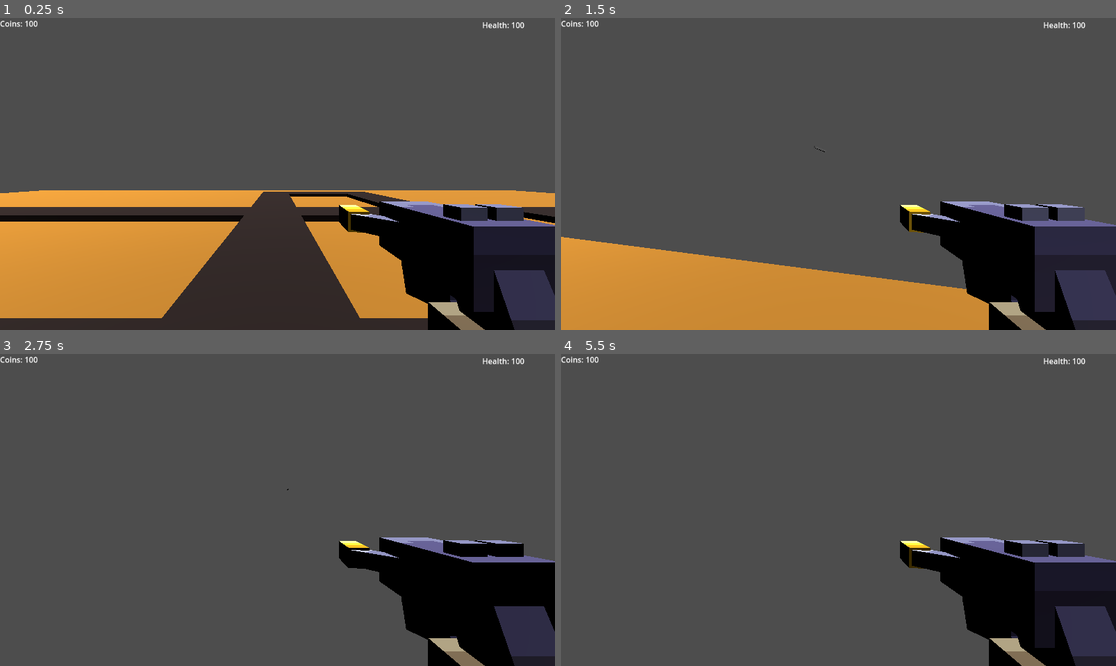
Above: before the commit, frames 1-4 (two rows, left to right).
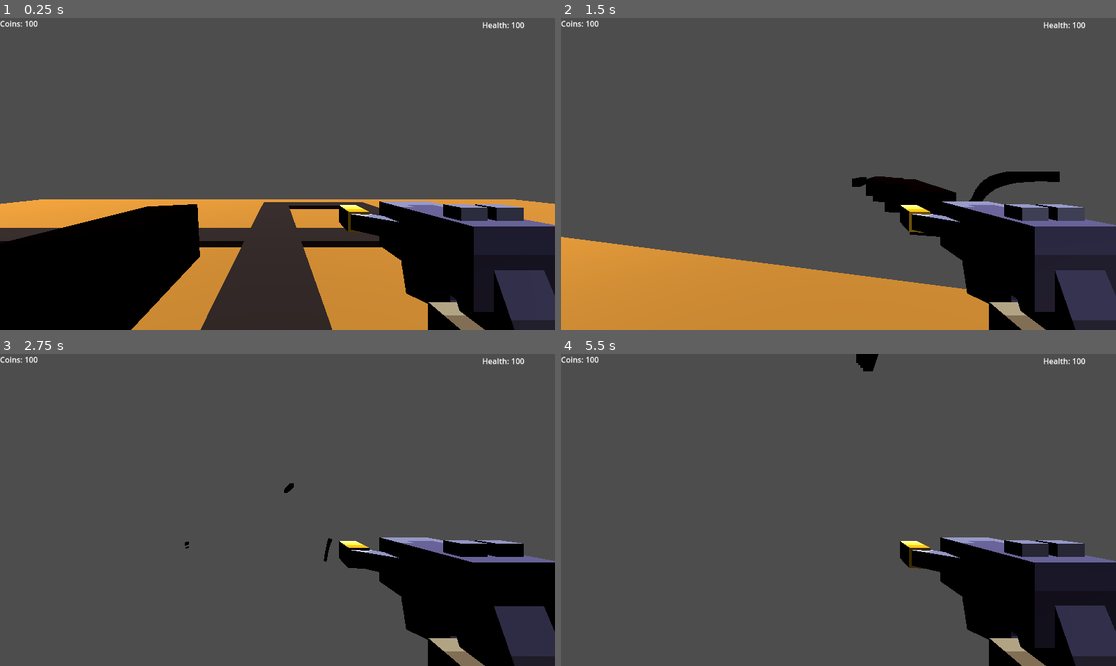
Above: after the commit, the same moments.

Repository: GuiguiSlide/projet_gamejam_2025_cesi
Game: Godot game, scene res://main.tscn
Same seed, same stepped clock (60 frames per second), same inputs: the game is played once before the commit and once after it.
Inputs (mouse positions are in pixels of both pictures, inside the frame that each line leads up to):
- Up to frame 1 (0.25 s): no input
- Up to frame 2 (1.5 s): move the mouse to (866, 174) at 0.52 s; press the mouse at (866, 174) at 0.53 s; hold W (forward) from 0.53 s (still down); tap Space (jump) at 0.77 s; move the mouse to (810, 174) at 1.27 s; release the mouse at (810, 174) at 1.28 s; click (810, 174) at 1.35 s
- Up to frame 3 (2.75 s): keep holding W (forward); tap Space (jump) at 1.52 s; move the mouse to (288, 503) at 2.02 s; hold 1 (weapon1) from 2.03 s (still down); click (288, 503) at 2.3 s
- Up to frame 4 (5.5 s): keep holding W (forward); move the mouse to (832, 516) at 2.77 s; release 1 (weapon1) at 2.78 s; tap 2 (weapon2) at 2.85 s; tap Space (jump) at 3.02, 3.77, 4.25, 4.52 s; click (832, 516) at 3.05 s; tap Enter at 3.5, 5 s; move the mouse to (877, 513) at 3.52 s; press the mouse at (877, 513) at 3.53 s; move the mouse to (794, 506) at 4.27 s; release the mouse at (794, 506) at 4.28 s; click (794, 506) at 4.35 s; move the mouse to (844, 510) at 5.02 s; hold 1 (weapon1) from 5.03 s (still down); click (844, 510) at 5.3 s

The runs differ from the first frame. In frame 1, 21% of the frame differs, in the area x 0-100%, y 55-100%; in frame 2, 2.0%; in frame 3, less than 0.1%; in frame 4, 0.2%.

Commit message:
summonner fix

Diff:
--- a/enemypath.gd
+++ b/enemypath.gd
@@ -3,7 +3,7 @@
 @onready var body = $StaticBody3D
 @onready var anim = $StaticBody3D/blockbench_export/AnimationPlayer
 
-var speed = 10.0
+var speed = 1.0
 var has_reached_end = false  # Flag to track path completion
 var instructions = [
 	{"type": "move", "distance": 12},
--- a/main.tscn
+++ b/main.tscn
@@ -18,6 +18,7 @@
 
 [node name="player" parent="." instance=ExtResource("4_1bvp3")]
 unique_name_in_owner = true
+transform = Transform3D(1, 0, 0, 0, 1, 0, 0, 0, 1, 0, 1.89033, 0)
 
 [node name="DirectionalLight3D" type="DirectionalLight3D" parent="."]
 transform = Transform3D(0.915958, 0.29524, 0.271763, -0.280842, -0.0120786, 0.959678, 0.286618, -0.955347, 0.0718521, 0, 30.2936, 0)
--- a/player.gd
+++ b/player.gd
@@ -12,7 +12,7 @@
 @onready var blue_filter: ColorRect = $arm/Camera3D/ColorRect
 @onready var health_label: Label = $arm/Camera3D/ui/health
 @onready var money_label: Label = $arm/Camera3D/ui/money
-
+var timer = Timer.new()
 var player_money: int = 100
 var player_health: int = 100
 var gravity = ProjectSettings.get_setting("physics/3d/default_gravity")
@@ -70,8 +70,9 @@
 
 	move_and_slide()
 
-	if Input.is_action_just_pressed("leftclick"):
+	if Input.is_action_pressed("leftclick"):
 		if current_weapon == "pistol":
+			timer.wait_time = 0.01
 			shoot_projectile()
 		elif current_weapon == "wrench":
 			place_tower()
--- a/project.godot
+++ b/project.godot
@@ -40,6 +40,7 @@
 shoot={
 "deadzone": 0.2,
 "events": [Object(InputEventMouseButton,"resource_local_to_scene":false,"resource_name":"","device":-1,"window_id":0,"a …(258 unchanged characters)…
+, Object(InputEventKey,"resource_local_to_scene":false,"resource_name":"","device":-1,"window_id":0,"alt_pressed":false,"shift_pressed":false,"ctrl_pressed":false,"meta_pressed":false,"pressed":false,"keycode":0,"physical_keycode":66,"key_label":0,"unicode":98,"location":0,"echo":false,"script":null)
 ]
 }
 jump={
--- a/projectile.tscn
+++ b/projectile.tscn
@@ -1,8 +1,14 @@
-[gd_scene load_steps=4 format=3 uid="uid://kjkyyc5stse3"]
+[gd_scene load_steps=5 format=3 uid="uid://kjkyyc5stse3"]
 
 [ext_resource type="Script" uid="uid://ois8vlib6mlj" path="res://projectile.gd" id="1_a85iw"]
 
 [sub_resource type="BoxShape3D" id="BoxShape3D_a85iw"]
+
+[sub_resource type="StandardMaterial3D" id="StandardMaterial3D_a85iw"]
+albedo_color = Color(0.298039, 0, 0, 1)
+metallic = 1.0
+metallic_specular = 1.0
+roughness = 0.25
 
 [sub_resource type="BoxMesh" id="BoxMesh_qxf0c"]
 
@@ -14,5 +20,7 @@
 shape = SubResource("BoxShape3D_a85iw")
 
 [node name="MeshInstance3D" type="MeshInstance3D" parent="."]
-transform = Transform3D(-2.18557e-08, 0, 0.0422427, 0, 0.0568369, 0, -0.5, 0, -1.84649e-09, 0, 0, 0)
+transform = Transform3D(-8.76382e-08, 0, 0.247953, 0, 0.259096, 0, -2.00493, 0, -1.08384e-08, 0, 0, 0)
+layers = 128
+material_override = SubResource("StandardMaterial3D_a85iw")
 mesh = SubResource("BoxMesh_qxf0c")
--- a/summonner.tscn
+++ b/summonner.tscn
@@ -1,36 +1,6 @@
-[gd_scene load_steps=8 format=3 uid="uid://c3c5bjfrguo6l"]
+[gd_scene load_steps=2 format=3 uid="uid://c3c5bjfrguo6l"]
 
-[ext_resource type="PackedScene" uid="uid://b5qf8p75pagbp" path="res://clownfish.tscn" id="1_0mjir"]
 [ext_resource type="Script" uid="uid://cyjo7eqndso7f" path="res://summonner.gd" id="1_3hhbi"]
-[ext_resource type="PackedScene" uid="uid://bkn3jr3rlnuwn" path="res://orc.tscn" id="2_rsa6e"]
-[ext_resource type="PackedScene" uid="uid://dh7p1bd6otg4c" path="res://salmon.tscn" id="3_3hhbi"]
-[ext_resource type="PackedScene" uid="uid://dg7gisdh0g72g" path="res://shark.tscn" id="4_y2425"]
-[ext_resource type="PackedScene" uid="uid://dqccph5ly6pml" path="res://sunfish.tscn" id="5_gy15n"]
-[ext_resource type="PackedScene" uid="uid://d3804bbj5koec" path="res://whale.tscn" id="6_0qmju"]
 
 [node name="summonner" type="Node3D"]
 script = ExtResource("1_3hhbi")
-
-[node name="clownfish" parent="." instance=ExtResource("1_0mjir")]
-unique_name_in_owner = true
-visible = false
-
-[node name="orc" parent="." instance=ExtResource("2_rsa6e")]
-unique_name_in_owner = true
-visible = false
-
-[node name="salmon" parent="." instance=ExtResource("3_3hhbi")]
-unique_name_in_owner = true
-visible = false
-
-[node name="shark" parent="." instance=ExtResource("4_y2425")]
-unique_name_in_owner = true
-visible = false
-
-[node name="sunfish" parent="." instance=ExtResource("5_gy15n")]
-unique_name_in_owner = true
-visible = false
-
-[node name="whale" parent="." instance=ExtResource("6_0qmju")]
-unique_name_in_owner = true
-visible = false
Not shown, added: damascus-steel_normal-ogl.png.import
Binary file added: damascus-steel_preview.jpg
Not shown, added: damascus-steel_preview.jpg.import
Not shown, added: damascus-steel_normal-ogl.png
